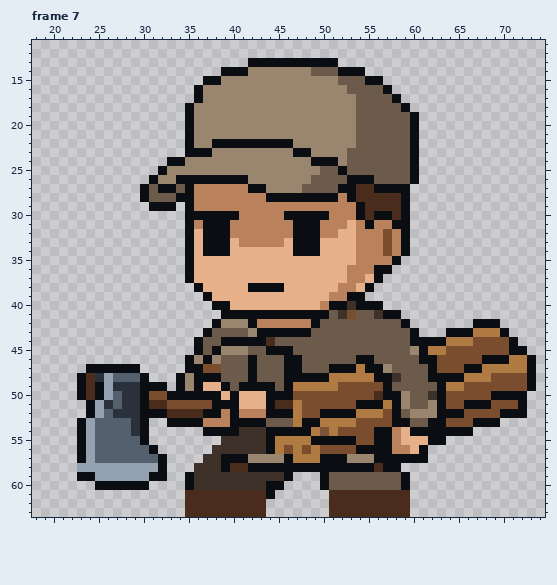
Two states of a pixel-art file, ArtSource/LocalEnemies/BarricadeVillager_Ability.aseprite. The picture above is the old version.
96x64 pixels, 10 frames. Shown: frame 7: x 18..74, y 11..63. The commit also changed other frames, which this record leaves out.
Once edited:
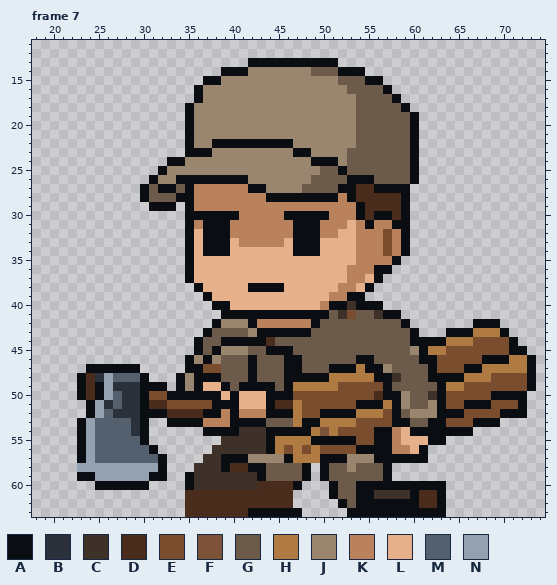
Palette (. is transparent): A #0a0d11  B #2b313a  C #3e312a  D #4a2c1c  E #7a4d2e  F #7c5238  G #6c5a4a  H #b07a43  J #9a856f  K #b9825d  L #e6b08a  M #55606e  N #93a1b0
From old to new:
Frame 7:
There is now colour A in row 59 at x 48; in row 60 at x 47 and 60 to 63; in rows 61 to 62 at x 60 and 63; in row 63 at x 44 to 47 and 60 to 63.
The edit turns colour C into colour A in row 59 at x 43.
The edit turns colour D into colour A in row 61 at x 51 and 54 to 55; in row 62 at x 52 and 54 to 59; in row 63 at x 42 to 43 and 53 to 59.
The edit turns colour G into colour A in row 59 at x 57; in row 60 at x 51 and 54 to 58.
The edit turns colour D into colour C in row 61 at x 56 to 59.
There is now colour D in row 60 at x 46; in row 61 at x 45 to 46 and 61 to 62; in row 62 at x 44 to 46 and 61 to 62.
The edit turns colour A into colour D in row 60 at x 44 to 45; in row 61 at x 44.
The edit turns colour C into colour D in row 60 at x 43.
There is now colour G in row 59 at x 47.
The edit turns colour A into colour G in row 58 at x 44 to 47, 51 to 52 and 54 to 55; in row 59 at x 46.
The edit turns colour C into colour G in row 59 at x 44 to 45.
The edit turns colour D into colour G in row 58 at x 56; in row 61 at x 52 to 53; in row 62 at x 53.
The edit turns colour A into colour J in row 58 at x 53.
Colour A is gone in row 58 at x 49 and 58; in row 59 at x 59; in row 60 at x 50.
Colour D is gone in row 62 at x 51; in row 63 at x 51 to 52.
Colour G is gone in row 59 at x 58.
